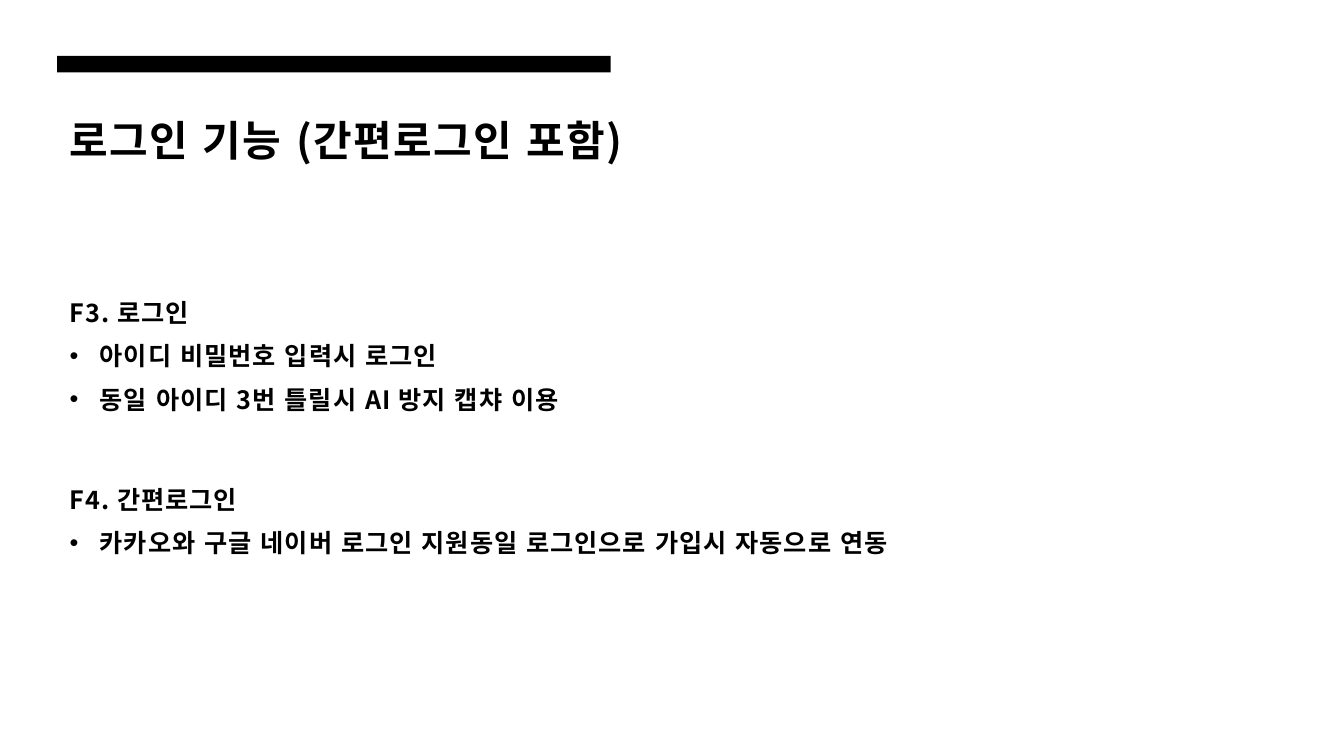
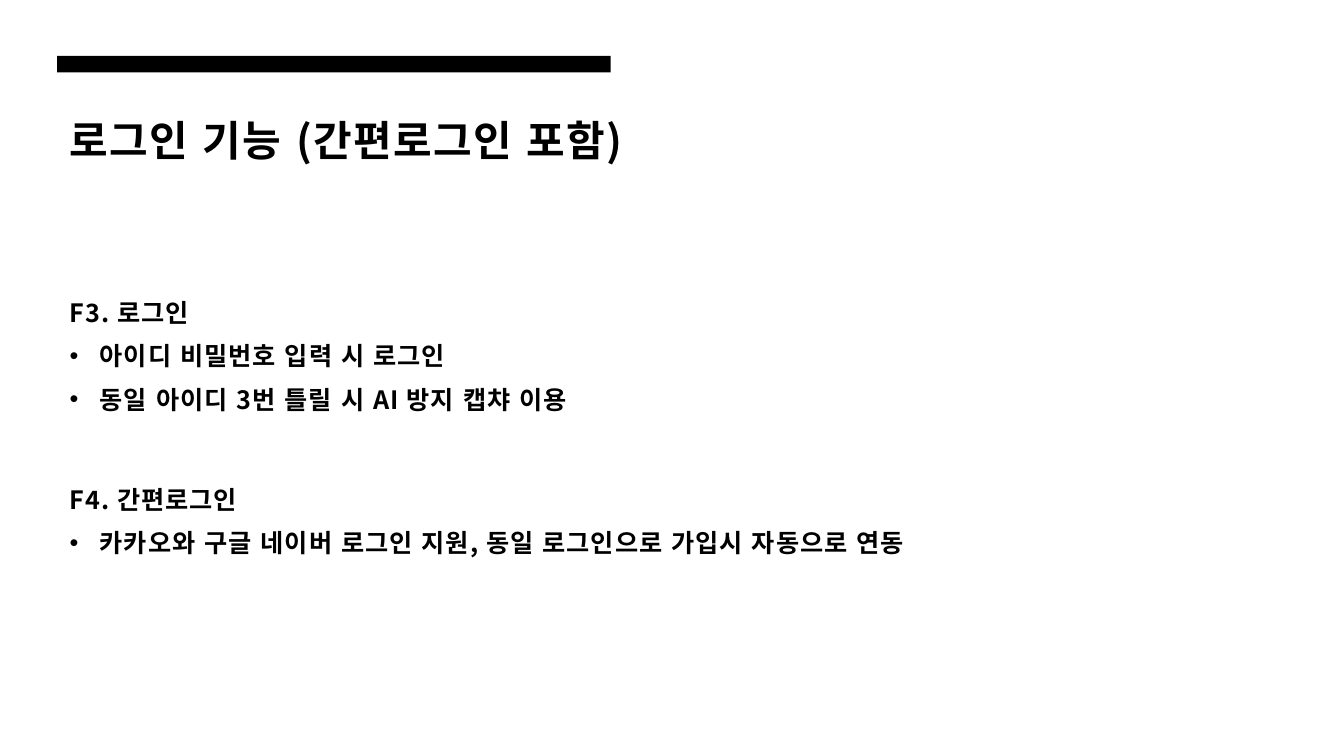
Before and after one commit to KIMSMING/AICO, a slide deck: slide 4 of 설계서/에코 기능 설계서.pptx. Drawn at 1344x756 pixels with LibreOffice and Linux fonts; fonts in the diff are those of the drawing. Boxes give left, top, right and bottom in pixels: in the first picture for what was removed or moved away, otherwise in the second. Text is boxed around its words. In the diff, an @@ line names an element or a change of style, - is before the commit and + after.

```diff
--- a/설계서/에코 기능 설계서.pptx
+++ b/설계서/에코 기능 설계서.pptx
@@ text at (100,344,566,412): spaces changed @@
-  • 아이디 비밀번호 입력시 로그인
-  • 동일 아이디 3번 틀릴시 AI 방지 캡챠 이용
+  • 아이디 비밀번호 입력 시 로그인
+  • 동일 아이디 3번 틀릴 시 AI 방지 캡챠 이용
@@ text at (100,531,904,558): text changed @@
-  • 카카오와 구글 네이버 로그인 지원동일 로그인으로 가입시 자동으로 연동
+  • 카카오와 구글 네이버 로그인 지원, 동일 로그인으로 가입시 자동으로 연동
```
Also in this commit, not shown: 12 other slides changed, 4 other files.
